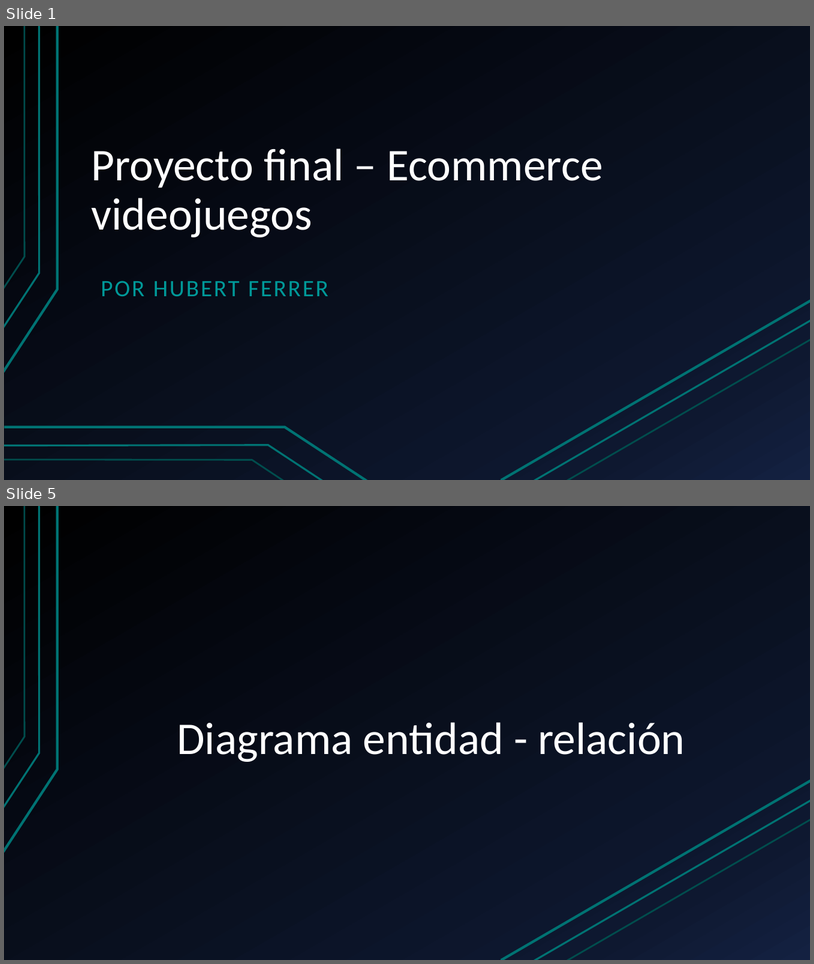
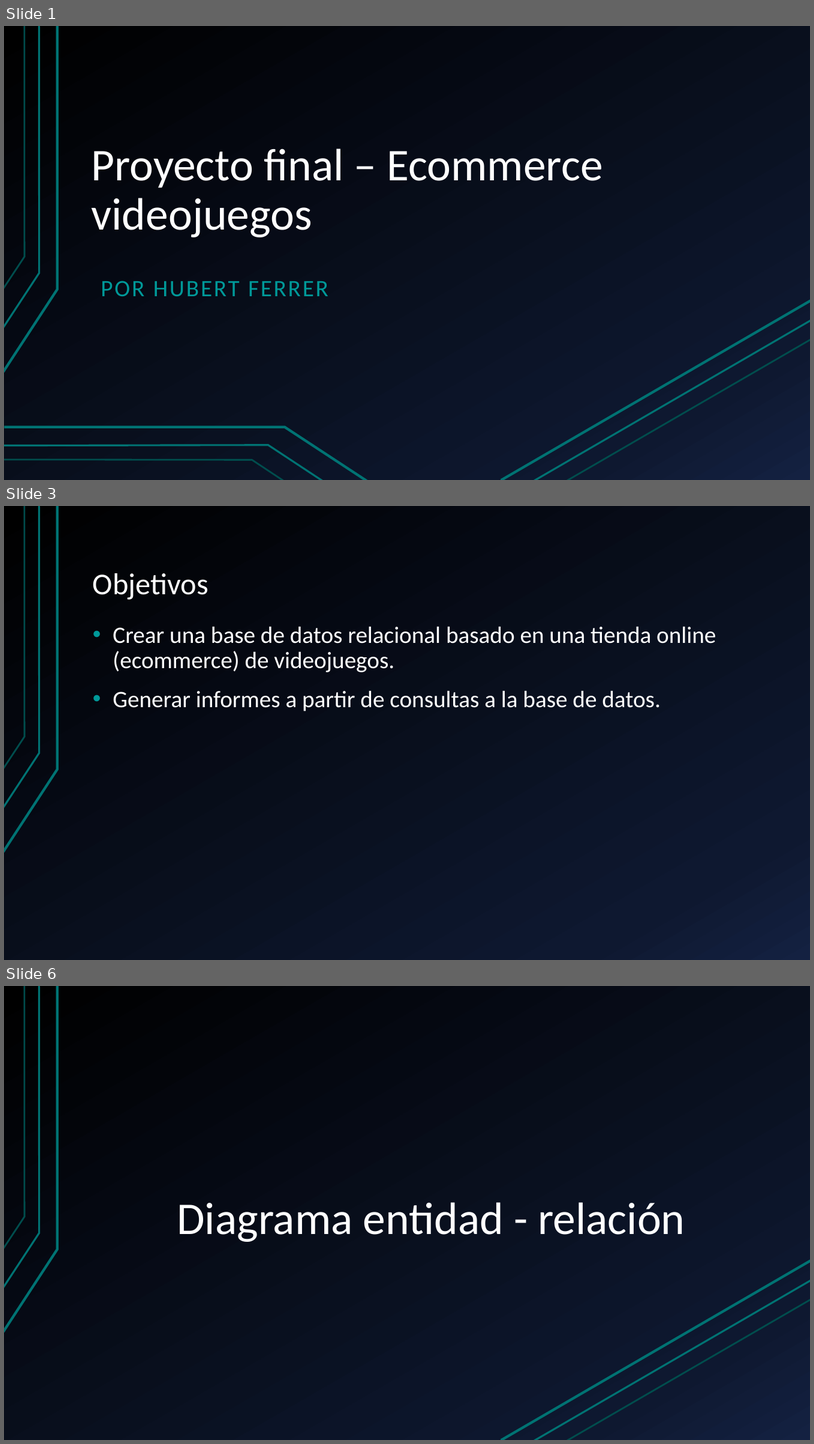
Before and after one commit to hferrer08/BDEcommerce, a slide deck: EcommerceVideojuegos+HubertFerrer.pptx. Shown one above the other, each under a label of ours: slides 1 and 5 before the commit, slides 1, 3 and 6 after it; the slides between them are not shown. The pictures are 814x964 and 814x1444 pixels, drawn with LibreOffice and Linux fonts; fonts in the diff are those of the drawing. Boxes give left, top, right and bottom in pixels: in the first picture for what was removed or moved away, otherwise in the second. Text is boxed around its words. In the diff, an @@ line names an element or a change of style, - is before the commit and + after.

Commit message:
Se agrega introducción, objetivos y situacion problematica a la presentacion

```diff
--- a/EcommerceVideojuegos+HubertFerrer.pptx
+++ b/EcommerceVideojuegos+HubertFerrer.pptx
@@ slide 3 added at [4, 506, 810, 960], background gradient #000000 to #0F1931 to #142242; not listed: 3 template elements that a slide beside it also shows @@
@@ title added at [93, 573, 209, 600], 36 pt, text #FFFFFF @@
+Objetivos
@@ text added at [113, 626, 716, 711], 28 pt, text #FFFFFF @@
+• Crear una base de datos relacional basado en una tienda online (ecommerce) de videojuegos.
+• Generar informes a partir de consultas a la base de datos.
@@ what was slide 5 is now slide 6 @@
```
Also in this commit, not shown: 2 slides changed, 3 other slides added, 2 slides removed, 2 other files.
